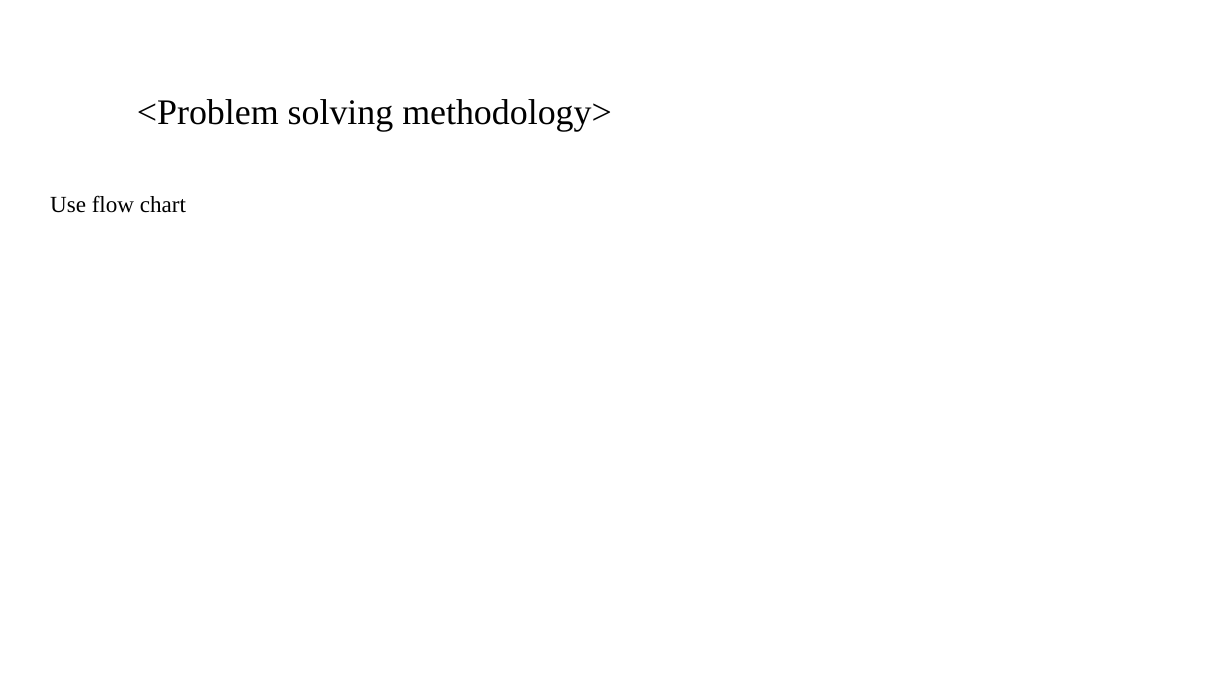
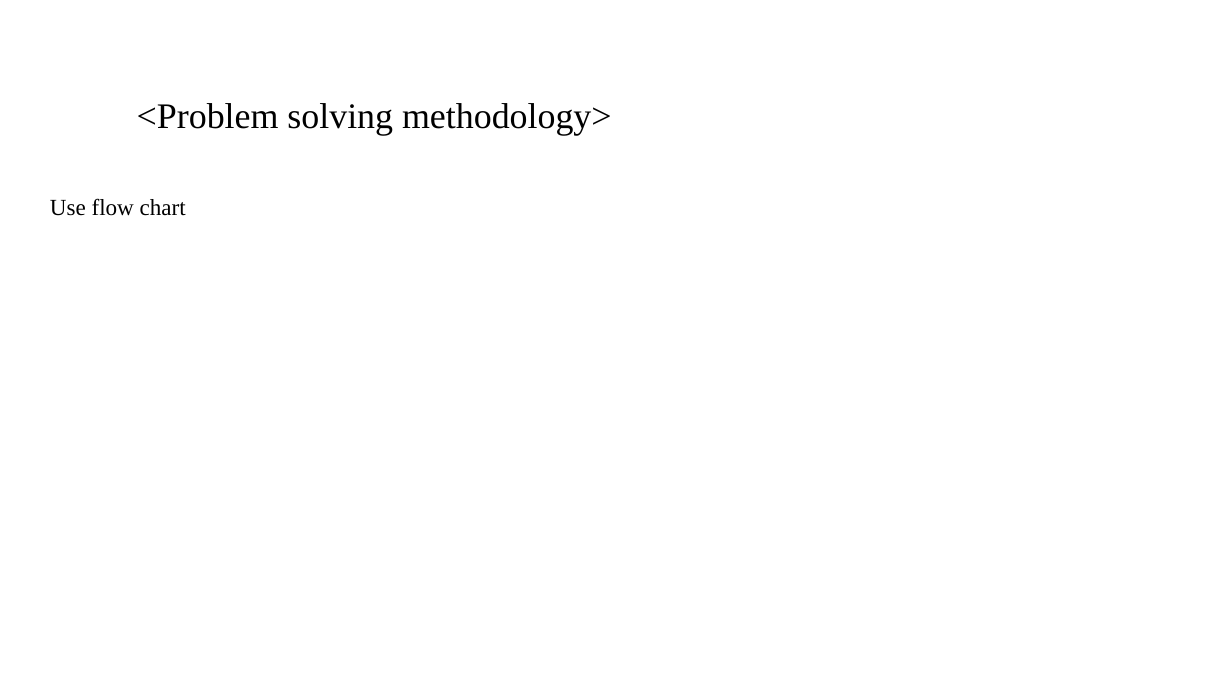
Before and after one commit to santhoshpkumar/Spark-Funds-Investment-CaseStudy, a slide deck: slide 3 of Spark Funds Presentation.pptx. Drawn at 1232x693 pixels with LibreOffice and Linux fonts; fonts in the diff are those of the drawing; background and template pictures are left out. Boxes give left, top, right and bottom in pixels: in the first picture for what was removed or moved away, otherwise in the second. Text is boxed around its words. In the diff, an @@ line names an element or a change of style, - is before the commit and + after.

```diff
--- a/Spark Funds Presentation.pptx
+++ b/Spark Funds Presentation.pptx
@@ text "<Problem solving methodology>" at (137,103,612,135): line spacing 0.9 to 1 @@
@@ text "Use flow chart" at (50,198,186,216): line spacing 0.9 to 1; less space between paragraphs @@
```
Also in this commit, not shown: 9 other slides changed, 3 other files.
